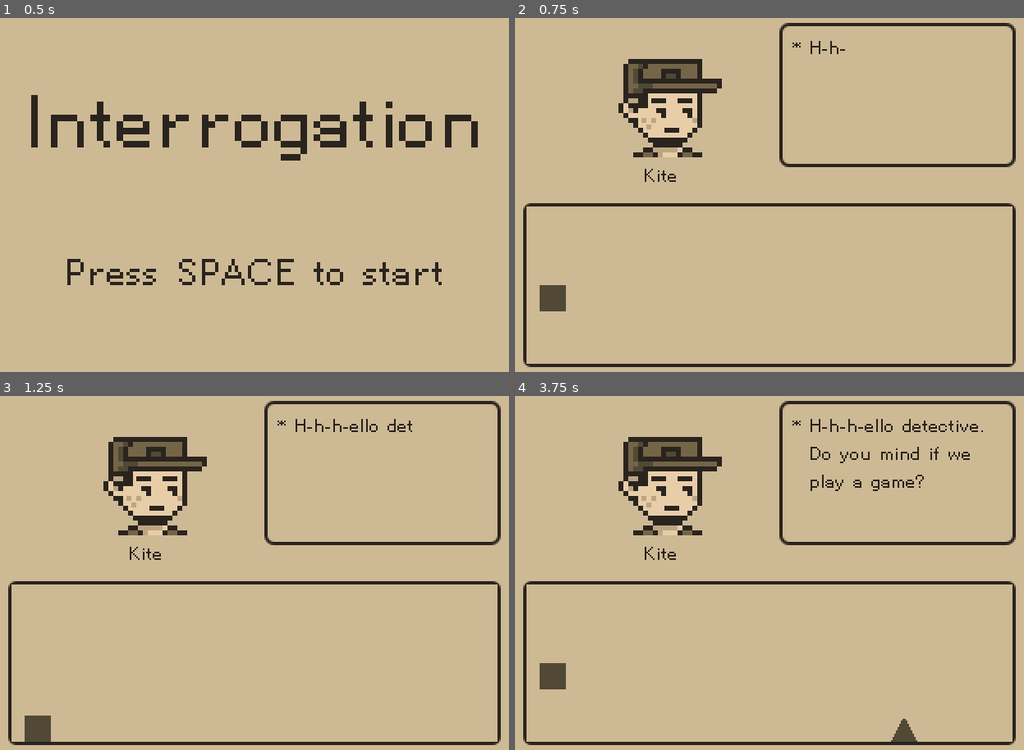
Above: before the commit, frames 1-4 (two rows, left to right).
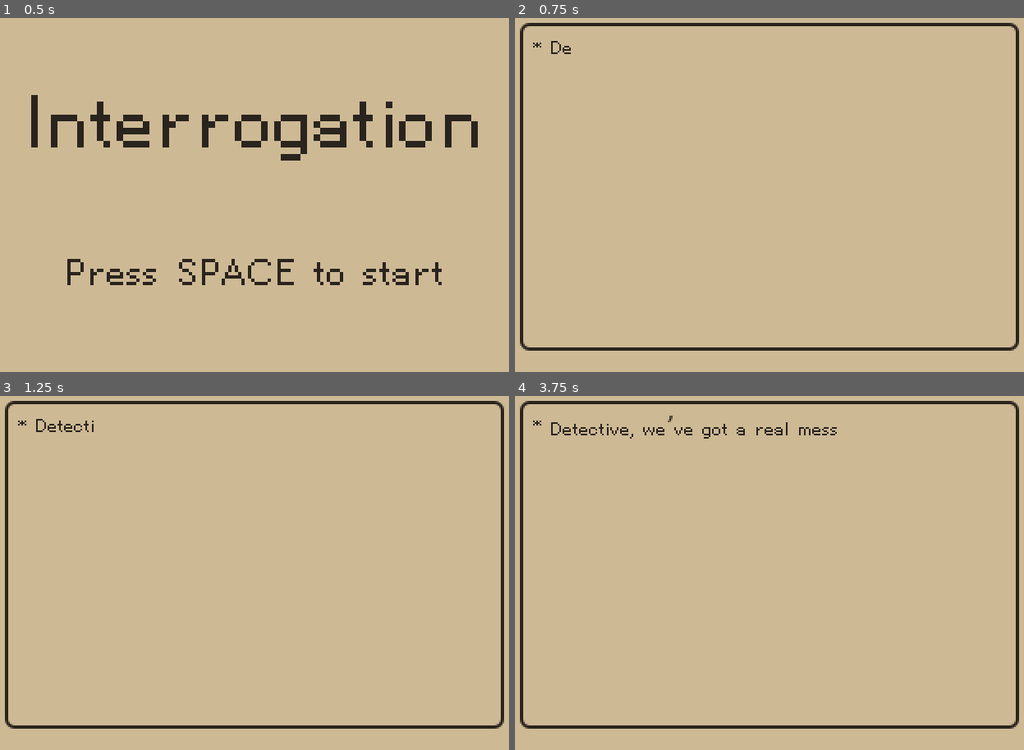
Above: after the commit, the same moments.

Repository: hkattt/game-off-2024
Game: Godot game, scene res://scenes/start_menu.tscn
The game is run twice, just before and just after one commit, with the same random seed, the same clock (stepped at 60 frames per second) and the same inputs. Sound files missing from this copy of the repository are replaced by a short silence.
Inputs:
- Up to frame 1 (0.5 s): no input
- Up to frame 2 (0.75 s): tap Space at 0.5 s; hold Right (ui_right) from 0.53 s (still down); tap Enter (ui_accept) at 0.6 s
- Up to frame 3 (1.25 s): keep holding Right (ui_right); tap Enter (ui_accept) at 0.77, 1.07 s
- Up to frame 4 (3.75 s): tap Enter (ui_accept) at 1.35, 1.52, 1.82, 2.1, 2.85, 3.02, 3.32, 3.6 s; release Right (ui_right) at 2.03 s; hold Left (ui_left) 2.03-2.78 s; hold Right (ui_right) from 2.78 s (still down)

Frame 1 is identical in both runs. In frame 2, 10% of the frame differs, in the area x 0-100%, y 1-99%; in frame 3, 10%; in frame 4, 11%.

Commit message:
Created story scene. Improved accusation button hover

Diff:
--- a/game-off-2024/assets/dialogue.json
+++ b/game-off-2024/assets/dialogue.json
@@ -46,7 +46,7 @@
             "closing": "Closing line"
         },
         {
-            "character": "Professor Vanth",
+            "character": "Prof. Vanth",
             "opening": "As a detective, I am sure these logic puzzles will be easy for you?",
             "positive": [
                 "Last night, I was celebrating a recent publication with Ms. Grey.",
--- a/game-off-2024/scenes/accusation.tscn
+++ b/game-off-2024/scenes/accusation.tscn
@@ -20,7 +20,7 @@
 [node name="VBoxContainer" type="VBoxContainer" parent="MarginContainer"]
 layout_mode = 2
 size_flags_horizontal = 4
-theme_override_constants/separation = 15
+theme_override_constants/separation = 10
 alignment = 1
 
 [node name="Instruction" type="Label" parent="MarginContainer/VBoxContainer"]
@@ -39,14 +39,17 @@
 
 [node name="ChildVBoxContainer" type="VBoxContainer" parent="MarginContainer/VBoxContainer/TopHBoxContainer"]
 layout_mode = 2
+theme_override_constants/separation = 10
 
 [node name="ChildButton" type="TextureButton" parent="MarginContainer/VBoxContainer/TopHBoxContainer/ChildVBoxContainer"]
 texture_filter = 1
 layout_mode = 2
+size_flags_vertical = 4
 texture_normal = ExtResource("2_tew3k")
 texture_pressed = ExtResource("2_tew3k")
 texture_hover = ExtResource("2_tew3k")
 texture_focused = ExtResource("2_tew3k")
+stretch_mode = 3
 
 [node name="ChildName" type="Label" parent="MarginContainer/VBoxContainer/TopHBoxContainer/ChildVBoxContainer"]
 texture_filter = 3
@@ -58,14 +61,17 @@
 
 [node name="DoctorVBoxContainer" type="VBoxContainer" parent="MarginContainer/VBoxContainer/TopHBoxContainer"]
 layout_mode = 2
+theme_override_constants/separation = 10
 
 [node name="DoctorButton" type="TextureButton" parent="MarginContainer/VBoxContainer/TopHBoxContainer/DoctorVBoxContainer"]
 texture_filter = 1
 layout_mode = 2
+size_flags_vertical = 4
 texture_normal = ExtResource("3_cor4i")
 texture_pressed = ExtResource("3_cor4i")
 texture_hover = ExtResource("3_cor4i")
 texture_focused = ExtResource("3_cor4i")
+stretch_mode = 3
 
 [node name="DoctorName" type="Label" parent="MarginContainer/VBoxContainer/TopHBoxContainer/DoctorVBoxContainer"]
 texture_filter = 3
@@ -82,14 +88,17 @@
 
 [node name="ChefVBoxContainer" type="VBoxContainer" parent="MarginContainer/VBoxContainer/BottomHBoxContainer"]
 layout_mode = 2
+theme_override_constants/separation = 10
 
 [node name="ChefButton" type="TextureButton" parent="MarginContainer/VBoxContainer/BottomHBoxContainer/ChefVBoxContainer"]
 texture_filter = 1
 layout_mode = 2
+size_flags_vertical = 4
 texture_normal = ExtResource("4_tyntc")
 texture_pressed = ExtResource("4_tyntc")
 texture_hover = ExtResource("4_tyntc")
 texture_focused = ExtResource("4_tyntc")
+stretch_mode = 3
 
 [node name="ChefName" type="Label" parent="MarginContainer/VBoxContainer/BottomHBoxContainer/ChefVBoxContainer"]
 texture_filter = 3
@@ -101,10 +110,12 @@
 
 [node name="ScientistVBoxContainer" type="VBoxContainer" parent="MarginContainer/VBoxContainer/BottomHBoxContainer"]
 layout_mode = 2
+theme_override_constants/separation = 10
 
 [node name="ScientistButton" type="TextureButton" parent="MarginContainer/VBoxContainer/BottomHBoxContainer/ScientistVBoxContainer"]
 texture_filter = 1
 layout_mode = 2
+size_flags_vertical = 4
 texture_normal = ExtResource("3_cor4i")
 texture_pressed = ExtResource("3_cor4i")
 texture_hover = ExtResource("3_cor4i")
@@ -116,7 +127,7 @@
 layout_mode = 2
 theme_override_colors/font_color = Color(0.164706, 0.141176, 0.117647, 1)
 theme_override_fonts/font = ExtResource("1_b2jg4")
-text = "Professor Vanth"
+text = "Prof. Vanth"
 horizontal_alignment = 1
 
 [connection signal="button_up" from="MarginContainer/VBoxContainer/TopHBoxContainer/ChildVBoxContainer/ChildButton" to="." method="_on_child_button_button_up"]
--- /dev/null
+++ b/game-off-2024/scenes/story.gd
@@ -0,0 +1,25 @@
+extends Node2D
+
+@onready var text_box: MarginContainer = $TextBox
+
+const game_scene: PackedScene = preload("res://scenes/game.tscn")
+
+var story_text: String
+var read_timer: float = 20.0
+
+func _ready() -> void:
+	load_story("res://assets/story-introduction.txt")
+	text_box.set_text(story_text)
+
+func _process(delta: float) -> void:
+	read_timer -= delta
+
+	if read_timer <= 0:
+		get_tree().change_scene_to_packed(game_scene)
+		SoundManager.play_sound(SoundManager.Sound.CLICK)
+
+func load_story(file_path: String) -> void:
+	if FileAccess.file_exists(file_path):
+		story_text = FileAccess.get_file_as_string(file_path)
+	else:
+		print("File does not exist")
--- a/game-off-2024/scenes/story.tscn
+++ b/game-off-2024/scenes/story.tscn
@@ -1,3 +1,11 @@
-[gd_scene format=3 uid="uid://bmnyiqyg3g447"]
+[gd_scene load_steps=3 format=3 uid="uid://bmnyiqyg3g447"]
+
+[ext_resource type="PackedScene" uid="uid://dxuo3kk60cdkk" path="res://scenes/text_box.tscn" id="1_kvhw0"]
+[ext_resource type="Script" path="res://scenes/story.gd" id="1_vxi6x"]
 
 [node name="Story" type="Node2D"]
+script = ExtResource("1_vxi6x")
+
+[node name="TextBox" parent="." instance=ExtResource("1_kvhw0")]
+offset_right = 320.0
+offset_bottom = 240.0
--- a/game-off-2024/scripts/accusation.gd
+++ b/game-off-2024/scripts/accusation.gd
@@ -1,9 +1,9 @@
 extends Node2D
 
-@onready var child_button       = $MarginContainer/VBoxContainer/TopHBoxContainer/ChildVBoxContainer/ChildButton
-@onready var doctor_button      = $MarginContainer/VBoxContainer/TopHBoxContainer/DoctorVBoxContainer/DoctorButton
-@onready var chef_button        = $MarginContainer/VBoxContainer/BottomHBoxContainer/ChefVBoxContainer/ChefButton
-@onready var scientist_button   = $MarginContainer/VBoxContainer/BottomHBoxContainer/ScientistVBoxContainer/ScientistButton
+@onready var child_button: TextureButton     = $MarginContainer/VBoxContainer/TopHBoxContainer/ChildVBoxContainer/ChildButton
+@onready var doctor_button: TextureButton    = $MarginContainer/VBoxContainer/TopHBoxContainer/DoctorVBoxContainer/DoctorButton
+@onready var chef_button: TextureButton      = $MarginContainer/VBoxContainer/BottomHBoxContainer/ChefVBoxContainer/ChefButton
+@onready var scientist_button: TextureButton = $MarginContainer/VBoxContainer/BottomHBoxContainer/ScientistVBoxContainer/ScientistButton
 
 const victory_scene: PackedScene = preload("res://scenes/victory.tscn")
 const lose_scene: PackedScene    = preload("res://scenes/lose.tscn")
@@ -14,7 +14,16 @@
 
 # Called every frame. 'delta' is the elapsed time since the previous frame.
 func _process(delta: float) -> void:
-	pass
+	set_button_scale(child_button)
+	set_button_scale(doctor_button)
+	set_button_scale(chef_button)
+	set_button_scale(scientist_button)
+
+func set_button_scale(button: TextureButton) -> void:
+	if button.is_hovered():
+		button.scale = Vector2(1.1, 1.1)
+	else:
+		button.scale = Vector2(1, 1)
 
 func _on_child_button_button_up() -> void:
 	get_tree().change_scene_to_packed(lose_scene)
--- a/game-off-2024/scripts/start_menu.gd
+++ b/game-off-2024/scripts/start_menu.gd
@@ -1,6 +1,6 @@
 extends Node2D
 
-const game_scene: PackedScene = preload("res://scenes/game.tscn")
+const story_scene: PackedScene = preload("res://scenes/story.tscn")
 
 # Called when the node enters the scene tree for the first time.
 func _ready() -> void:
@@ -10,4 +10,4 @@
 func _process(delta: float) -> void:
 	if Input.is_action_just_pressed("ui_accept"):
 		SoundManager.play_sound(SoundManager.Sound.CLICK, 20.0)
-		get_tree().change_scene_to_packed(game_scene)
+		get_tree().change_scene_to_packed(story_scene)
--- a/game-off-2024/scripts/text_box.gd
+++ b/game-off-2024/scripts/text_box.gd
@@ -1,6 +1,6 @@
 extends MarginContainer
 
-const CHARACTER_READ_RATE: float = 0.05
+const CHARACTER_READ_RATE: float = 0.1
 
 @onready var start_symbol: Label                 = $MarginContainer/HBoxContainer/Start
 @onready var text: Label                         = $MarginContainer/HBoxContainer/Text
Not shown, added: game-off-2024/assets/story-introduction.txt
